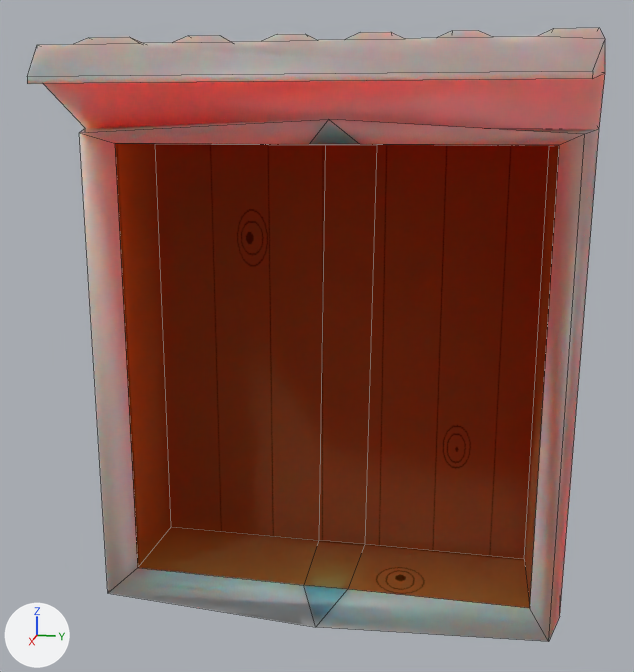
The Blender file Assets/Cutom Assets/Shed/Shed.blend: old version first, new version second.
One viewpoint serves both versions: a 50 mm camera at (10.82, 1.84, 5.46) aimed at (0.81, -0.16, 2.96). Lighting does not change. The marker at lower left points along +X, +Y and +Z. Mesh edges are drawn as thin lines.
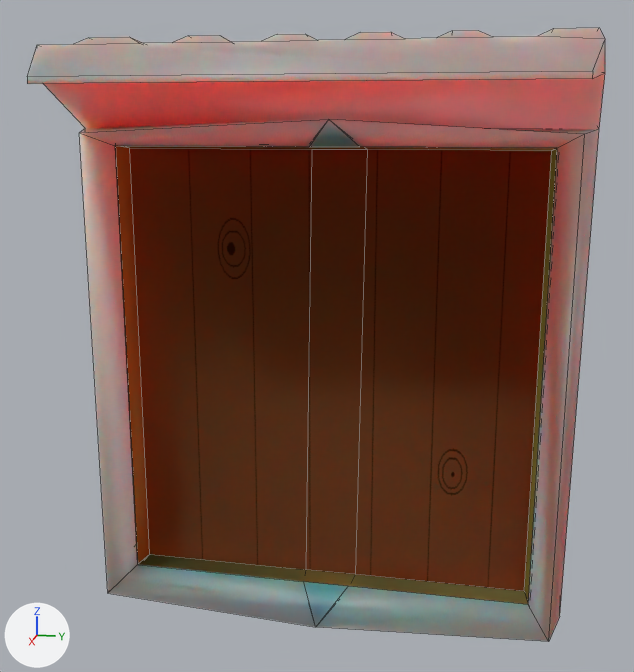
What the commit changed:
me_cube_002 is used by ob_cube_001; location (0.0, 0.0, 0.0).
Verts and faces of me_cube_002; kept vertices keep their numbers, new ones are numbered from 130.
Before the commit, vertices of me_cube_002: 8 (-0.08, -2.45, -0.16) at pixel (171, 526), 9 (-0.08, -2.45, 5.16) at pixel (155, 143), 10 (-0.08, 2.45, -0.16) at pixel (524, 559), 11 (-0.08, 2.45, 5.16) at pixel (549, 146), 12 (-0.08, -0.23, 5.16) at pixel (325, 145).
Before the commit, vertices of me_cube_002: 13 (-0.08, 0.41, 5.17) at pixel (376, 144), 15 (-0.08, 0.33, -0.15) at pixel (364, 544), 16 (-0.08, -0.31, -0.16) at pixel (318, 540), 18 (1.07, -2.49, 5.2) at pixel (114, 143), 20 (1.07, -2.49, -0.19) at pixel (137, 567).
Before the commit, vertices of me_cube_002: 50 (1.07, -2.49, 5.2) at pixel (114, 143), 51 (1.07, -0.19, 5.2) at pixel (309, 144), 52 (1.07, -2.49, -0.19) at pixel (137, 567), 53 (1.07, 2.49, -0.19) at pixel (529, 608), 54 (1.07, 0.29, -0.19) at pixel (347, 589).
Before the commit, vertices of me_cube_002: 55 (1.07, 2.49, 5.2) at pixel (559, 145), 56 (1.07, 0.37, 5.2) at pixel (359, 144), 57 (1.07, -0.28, -0.2) at pixel (303, 585).
me_cube_002 had 130 vertices, 99 faces and spanned x -1.15..2.74, y -3.0..3.0, z -0.48..6.26.
me_cube_002 now has 130 vertices, 102 faces and spans x -1.15..2.74, y -3.0..3.0, z -0.48..6.26.
Part 1, on me_cube_002:
Vertex 8 moves to (0.76, -2.44, -0.16), pixel (149, 554).
Vertex 9 moves to (0.76, -2.44, 5.14), pixel (129, 148).
Vertex 10 moves to (0.76, 2.43, -0.16), pixel (524, 591).
Vertex 11 moves to (0.76, 2.43, 5.14), pixel (551, 150).
Vertex 12 moves to (0.76, -0.23, 5.13), pixel (311, 149).
Vertex 13 moves to (0.76, 0.41, 5.14), pixel (367, 149).
Vertex 15 moves to (0.76, 0.33, -0.15), pixel (355, 574).
Vertex 16 moves to (0.76, -0.31, -0.16), pixel (305, 569).
Vertex 18 moves to (1.07, -2.48, 5.2).
Vertex 20 moves to (1.07, -2.48, -0.19).
Vertex 50 moves to (1.07, -2.49, 5.17), pixel (114, 145).
Vertex 51 moves to (1.07, -0.19, 5.17), pixel (309, 146).
Vertex 52 moves to (1.07, -2.49, -0.15), pixel (137, 564).
Vertex 54 moves to (1.07, 0.29, -0.15), pixel (348, 586).
Vertex 53 moves to (1.07, 2.47, -0.15), pixel (528, 604).
Vertex 55 moves to (1.07, 2.47, 5.17), pixel (557, 148).
Vertex 56 moves to (1.07, 0.37, 5.18), pixel (359, 146).
Vertex 57 moves to (1.07, -0.28, -0.15), pixel (303, 581).
New faces: (8, 52, 57, 54, 53, 10, 15, 16), (9, 12, 13, 11, 55, 56, 51, 50) (mat_outside).
New faces: (10, 53, 55, 11) (mat_outside, smooth).
me_cube_002 part 2: 25 kept faces spanning x -1.15..2.74, y -3.0..3.0, z -0.46..6.2 get new texture (UV) coordinates.
me_cube_002 part 3: 1 face spanning x 0.76..1.07, y -2.48..-2.44, z -0.19..5.2 switches from mat_woodmaterial to mat_outside.

Changed parts and their boxes (x1, y1, x2, y2) in the pictures (634 x 672 px):
part 1 of me_cube_002, built on
    both: (83, 122, 579, 633)
part 2 of me_cube_002, surface changed
    both: (83, 131, 578, 630)
part 3 of me_cube_002, recoloured
    before: (115, 143, 171, 568)
    after: (116, 146, 150, 564)
